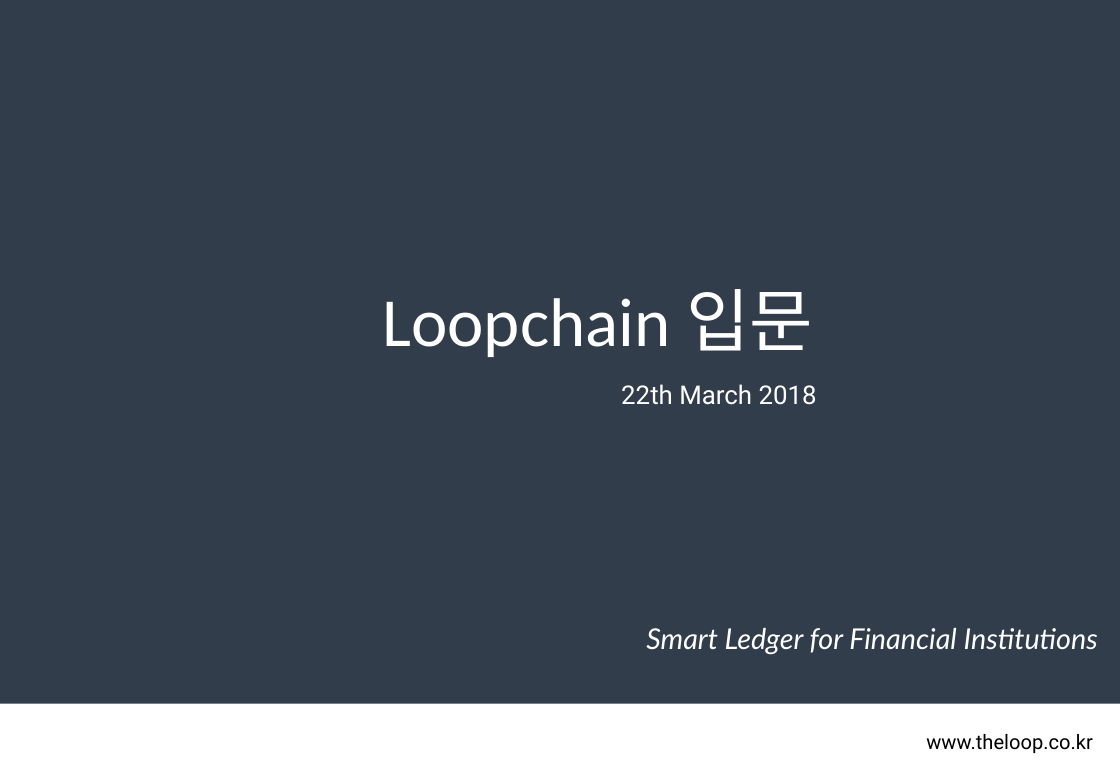
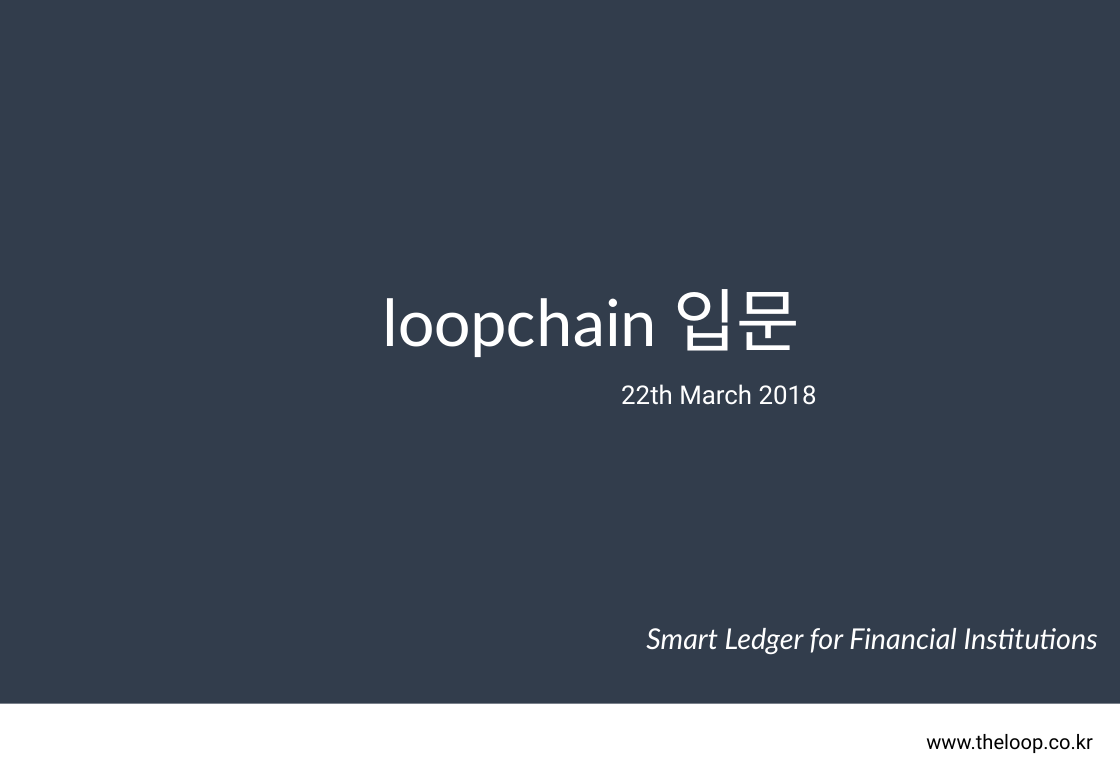
Before and after one commit to spritofwind/loopchain-docs, a slide deck: slide 1 of loopchain_교육_20180322_v0.1.pptx. Drawn at 1120x775 pixels with LibreOffice and Linux fonts; fonts in the diff are those of the drawing. Boxes give left, top, right and bottom in pixels: in the first picture for what was removed or moved away, otherwise in the second. Text is boxed around its words. In the diff, an @@ line names an element or a change of style, - is before the commit and + after.

```diff
--- a/loopchain_교육_20180322_v0.1.pptx
+++ b/loopchain_교육_20180322_v0.1.pptx
@@ text at (382,289,800,357): text changed @@
-Loopchain 입문
+loopchain 입문
```
Also in this commit, not shown: 11 other slides changed, 56 slides added, 7 other files.
